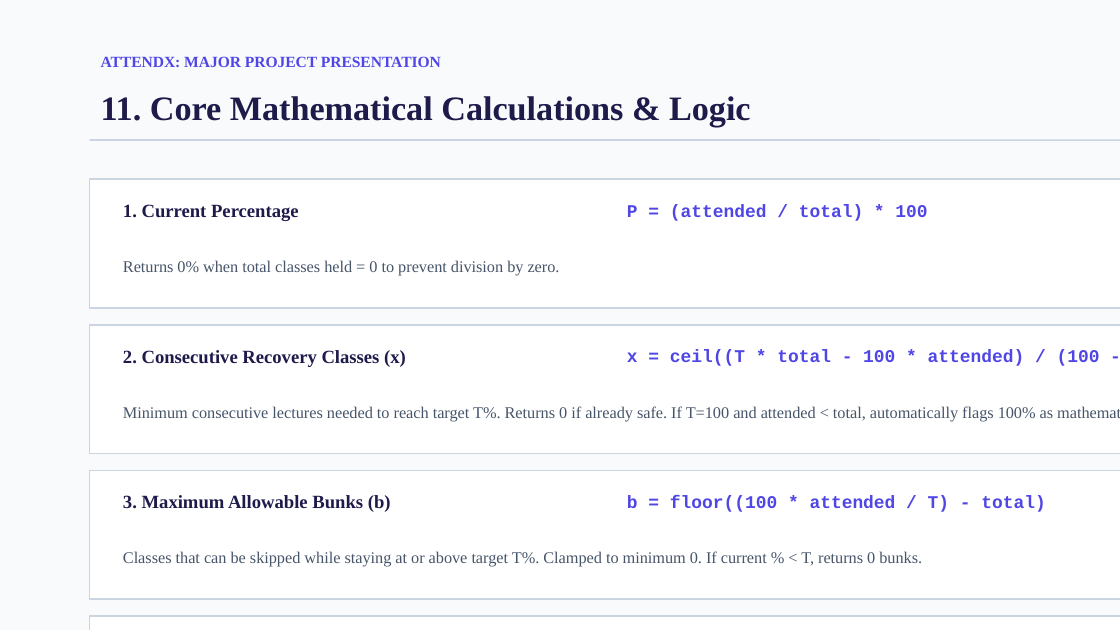
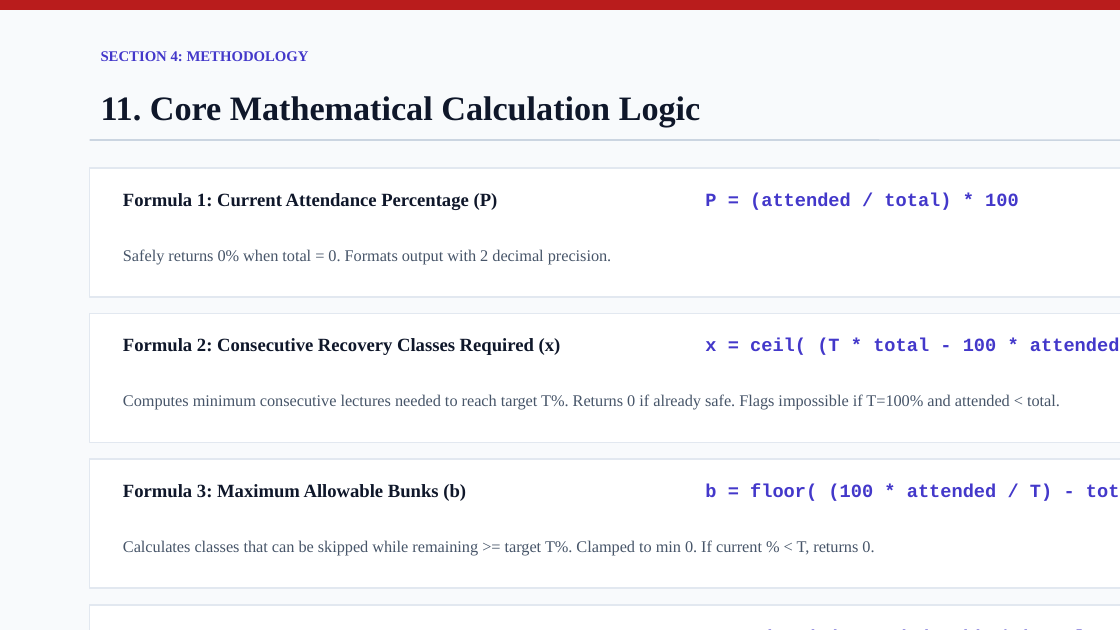
Before and after one commit to Aaryan-Raj21/attendx-smart-planner, a slide deck: slide 13 of AttendX_Major_Project_Presentation.pptx. Drawn at 1120x630 pixels with LibreOffice and Linux fonts; fonts in the diff are those of the drawing; background and template pictures are left out. Boxes give left, top, right and bottom in pixels: in the first picture for what was removed or moved away, otherwise in the second. Text is boxed around its words. In the diff, an @@ line names an element or a change of style, - is before the commit and + after.

```diff
--- a/AttendX_Major_Project_Presentation.pptx
+++ b/AttendX_Major_Project_Presentation.pptx
@@ rectangle added at (x1=0, y1=0, x2=1120, y2=9), fill #B91C1C, outline #B91C1C 1 pt @@
@@ text removed at (x1=101, y1=56, x2=441, y2=67) @@
-ATTENDX: MAJOR PROJECT PRESENTATION
@@ text added at (x1=101, y1=51, x2=309, y2=61), 9.5 pt, text #4338CA, bold @@
+SECTION 4: METHODOLOGY
@@ text at (x1=101, y1=96, x2=701, y2=127): text changed; text colour #1E1B4B to #0F172A @@
-11. Core Mathematical Calculations & Logic
+11. Core Mathematical Calculation Logic
@@ text "P = (attended / total) ..." moved from (x1=627, y1=204, x2=927, y2=221) to (x1=705, y1=193, x2=1019, y2=210) @@
@@ text "P = (attended / total) ..." at (x1=705, y1=193, x2=1019, y2=210): size 11.5 to 12 pt, text colour #4F46E5 to #4338CA @@
@@ text at (x1=123, y1=193, x2=498, y2=210): text changed; text colour #1E1B4B to #0F172A @@
-1. Current Percentage
+Formula 1: Current Attendance Percentage (P)
@@ text at (x1=123, y1=249, x2=612, y2=265): text changed @@
-Returns 0% when total classes held = 0 to prevent division by zero.
+Safely returns 0% when total = 0. Formats output with 2 decimal precision.
@@ text at (x1=123, y1=338, x2=561, y2=355): text changed; text colour #1E1B4B to #0F172A @@
-2. Consecutive Recovery Classes (x)
+Formula 2: Consecutive Recovery Classes Required (x)
@@ text at (x1=705, y1=338, x2=1120, y2=355): text changed; size 11.5 to 12 pt; text colour #4F46E5 to #4338CA @@
-x = ceil((T * total - 100 * attended) / (100 - T))
+x = ceil( (T * total - 100 * attended) / (100 - T) )
@@ text at (x1=123, y1=394, x2=1060, y2=410): text changed @@
-Minimum consecutive lectures needed to reach target T%. Returns 0 if already safe. If T=100 and attended < total, automatically flags 100% as mathematically impossible.
+Computes minimum consecutive lectures needed to reach target T%. Returns 0 if already safe. Flags impossible if T=100% and attended < total.
@@ 4 rectangles moved together from (x1=90, y1=179, x2=1120, y2=630) to (x1=90, y1=168, x2=1120, y2=630) @@
@@ outline #CBD5E1 1 pt to #E2E8F0 1 pt in 4 elements at (x1=90, y1=605, x2=1120, y2=630), (x1=90, y1=168, x2=1120, y2=297), (x1=90, y1=314, x2=1120, y2=442), (x1=90, y1=459, x2=1120, y2=588) @@
@@ text at (x1=123, y1=484, x2=466, y2=501): text changed; text colour #1E1B4B to #0F172A @@
-3. Maximum Allowable Bunks (b)
+Formula 3: Maximum Allowable Bunks (b)
@@ text at (x1=705, y1=484, x2=1052, y2=501): text changed; size 11.5 to 12 pt; text colour #4F46E5 to #4338CA @@
-b = floor((100 * attended / T) - total)
+b = floor( (100 * attended / T) - total )
@@ text at (x1=123, y1=540, x2=874, y2=556): text changed @@
-Classes that can be skipped while staying at or above target T%. Clamped to minimum 0. If current % < T, returns 0 bunks.
+Calculates classes that can be skipped while remaining >= target T%. Clamped to min 0. If current % < T, returns 0.
@@ text at (x1=112, y1=616, x2=672, y2=630): text changed; text colour #1E1B4B to #0F172A @@
-4. Multi-Scenario Future Prediction
+Formula 4: Multi-Scenario Future Prediction (P_pred)
@@ text at (x1=694, y1=616, x2=1120, y2=630): text changed; size 11.5 to 12 pt; text colour #4F46E5 to #4338CA @@
-P_pred = ((attended + k) / (total + n)) * 100
+P_pred = ( (attended + k) / (total + n) ) * 100
```
Also in this commit, not shown: 21 other slides changed, 3 slides added, 3 slides removed, 9 other files.
